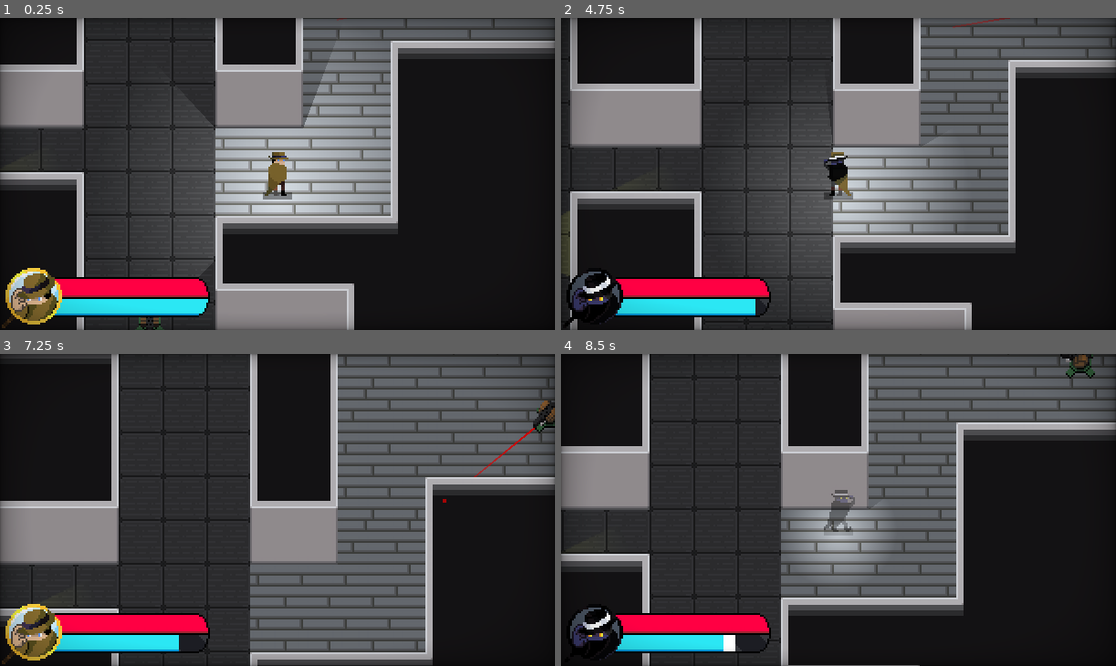
Above: before the commit, frames 1-4 (two rows, left to right).
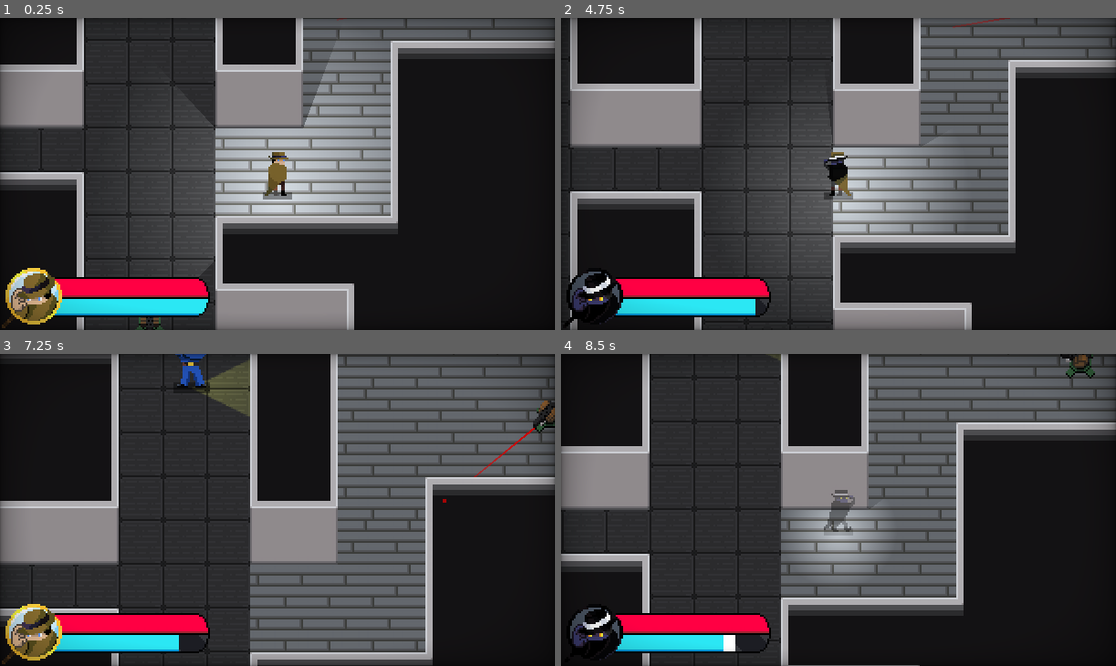
Above: after the commit, the same moments.

Repository: Cabidge/SGD1
Game: Godot game, scene res://assets/Main.tscn
The game is run twice, just before and just after one commit, with the same random seed, the same clock (stepped at 60 frames per second) and the same inputs. The engine's default icon, where the game draws it, is replaced by a stand-in: a white triangle on a blue panel in a dark square.
Inputs (mouse positions are in pixels of both pictures, inside the frame that each line leads up to):
- Up to frame 1 (0.25 s): no input
- Up to frame 2 (4.75 s): tap Enter at 0.5 s; move the mouse to (960, 158) at 0.52 s; press the mouse at (960, 158) at 0.53 s; hold D (move_right) 0.53-1.28 s; move the mouse to (727, 189) at 1.27 s; release the mouse at (727, 189) at 1.28 s; hold S (move_down) 1.28-2.03 s; right-click (727, 189) at 1.35 s; move the mouse to (894, 105) at 2.02 s; press the mouse at (894, 105) at 2.03 s; hold D (move_right) 2.03-2.78 s; move the mouse to (810, 236) at 2.77 s; release the mouse at (810, 236) at 2.78 s; hold W (move_up) 2.78-3.53 s; right-click (810, 236) at 2.85 s; move the mouse to (1005, 220) at 3.52 s; press the mouse at (1005, 220) at 3.53 s; hold A (move_left) from 3.53 s (still down); move the mouse to (672, 127) at 4.27 s; release the mouse at (672, 127) at 4.28 s; right-click (672, 127) at 4.35 s
- Up to frame 3 (7.25 s): move the mouse to (305, 510) at 5.02 s; release A (move_left) at 5.03 s; press the mouse at (305, 510) at 5.03 s; hold S (move_down) 5.03-5.78 s; move the mouse to (194, 432) at 5.77 s; release the mouse at (194, 432) at 5.78 s; hold D (move_right) 5.78-6.53 s; right-click (194, 432) at 5.85 s; move the mouse to (399, 494) at 6.52 s; press the mouse at (399, 494) at 6.53 s; hold W (move_up) from 6.53 s (still down)
- Up to frame 4 (8.5 s): move the mouse to (727, 525) at 7.27 s; release W (move_up) at 7.28 s; release the mouse at (727, 525) at 7.28 s; hold D (move_right) 7.28-8.03 s; right-click (727, 525) at 7.35 s; move the mouse to (894, 441) at 8.02 s; press the mouse at (894, 441) at 8.03 s; hold S (move_down) from 8.03 s (still down)

The runs differ from the first frame. In frame 2, 0.2% of the frame differs, in the area x 0-2%, y 61-83%; in frame 3, 1.2%, in the area x 31-46%, y 0-20%; in frame 4, less than 0.1%.

Commit message:
Tweaked guard positions

Diff:
--- a/levels/DebugLevel.tscn
+++ b/levels/DebugLevel.tscn
@@ -312,11 +312,11 @@
 waypoint_cluster_path = NodePath("../../../WaypointCluster")
 
 [node name="Guard2" parent="YSort/NavManager" instance=ExtResource( 6 )]
-position = Vector2( 323, 197 )
+position = Vector2( 826, 247 )
 waypoint_cluster_path = NodePath("../../../WaypointCluster")
 
 [node name="Guard3" parent="YSort/NavManager" instance=ExtResource( 6 )]
-position = Vector2( 245, 243 )
+position = Vector2( 472, 47 )
 waypoint_cluster_path = NodePath("../../../WaypointCluster")
 
 [node name="WaypointCluster" parent="." instance=ExtResource( 10 )]
